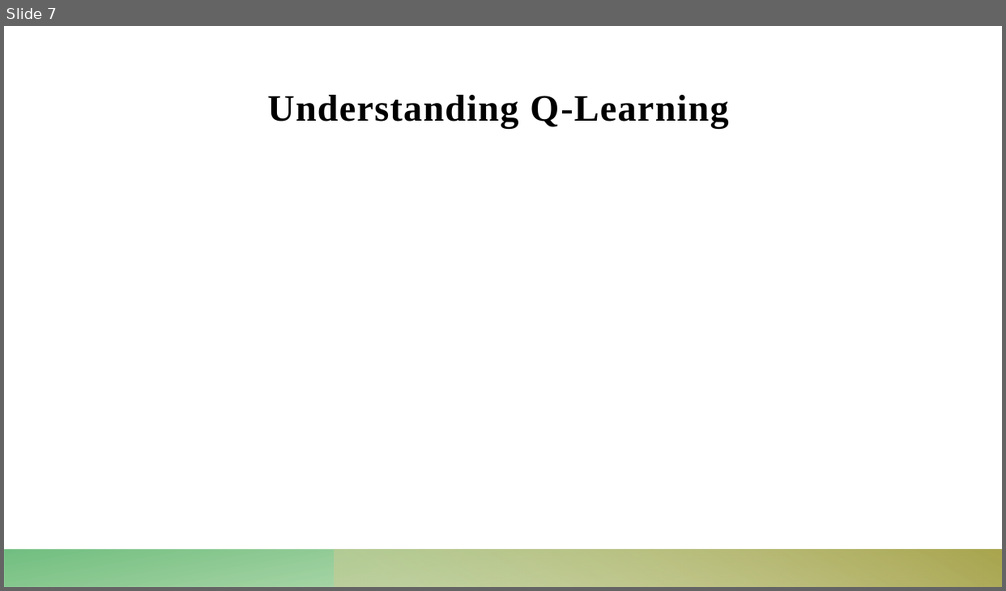
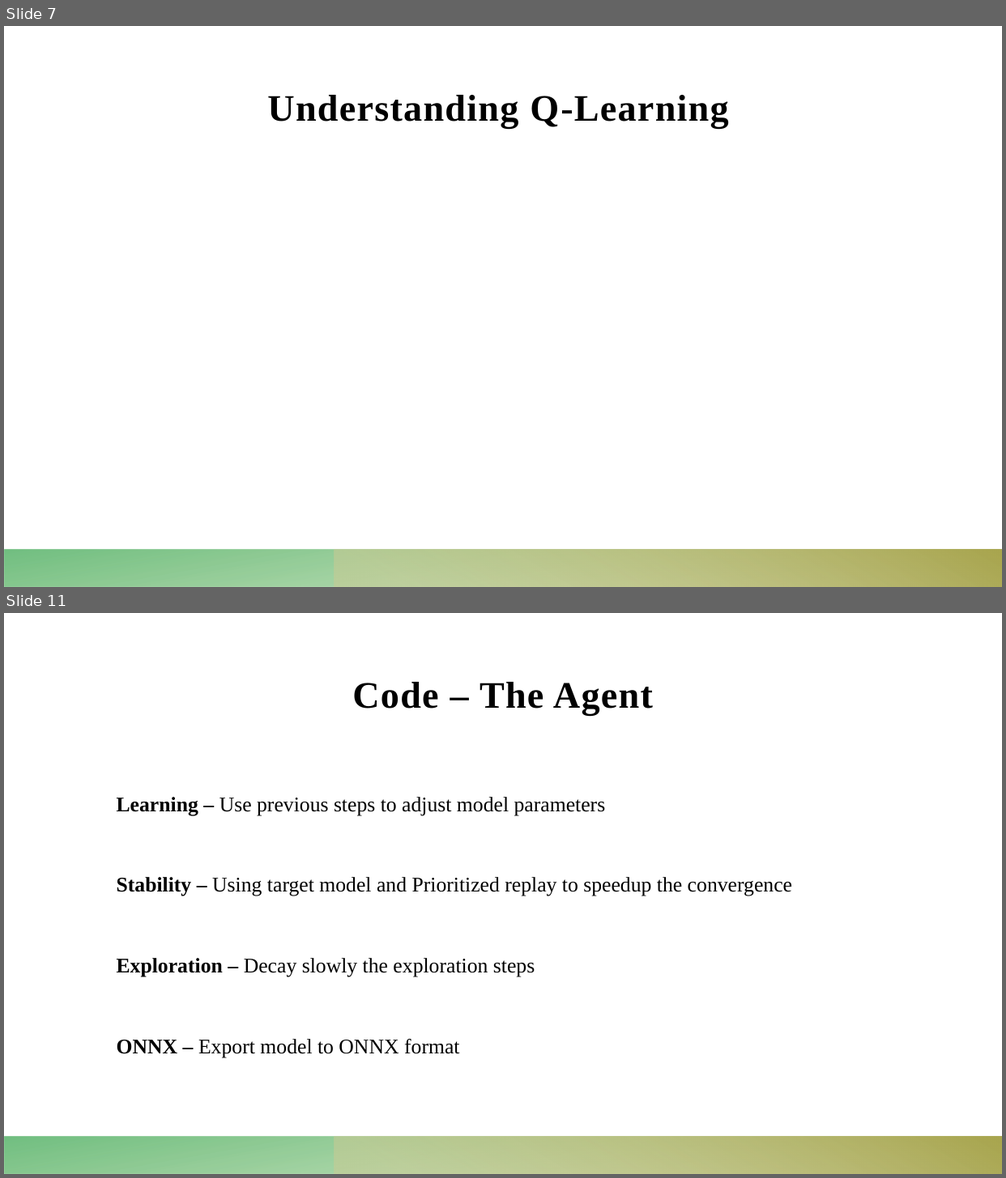
Before and after one commit to Dekel23/Sokoban-DRL, a slide deck: presentation.pptx. Shown one above the other, each under a label of ours: slide 7 before the commit, slides 7 and 11 after it; the slides between them are not shown. The pictures are 1006x591 and 1006x1178 pixels, drawn with LibreOffice and Linux fonts; fonts in the diff are those of the drawing; grey boxes stand for pictures. Boxes give left, top, right and bottom in pixels: in the first picture for what was removed or moved away, otherwise in the second. Text is boxed around its words. In the diff, an @@ line names an element or a change of style, - is before the commit and + after.

```diff
--- a/presentation.pptx
+++ b/presentation.pptx
@@ slide 11 added at [4,613,1002,1174], background #FFFFFF; not listed: 2 template elements that a slide beside it also shows @@
@@ title added at [352,682,653,715], 36 pt, text #000000, bold @@
+Code – The Agent
@@ text added at [117,797,792,1058], 20 pt, text #000000 @@
+Learning – Use previous steps to adjust model parameters
+Stability – Using target model and Prioritized replay to speedup the convergence
+Exploration – Decay slowly the exploration steps
+ONNX – Export model to ONNX format
```
Also in this commit, not shown: 1 slide changed, 5 other slides added, 10 other files.
